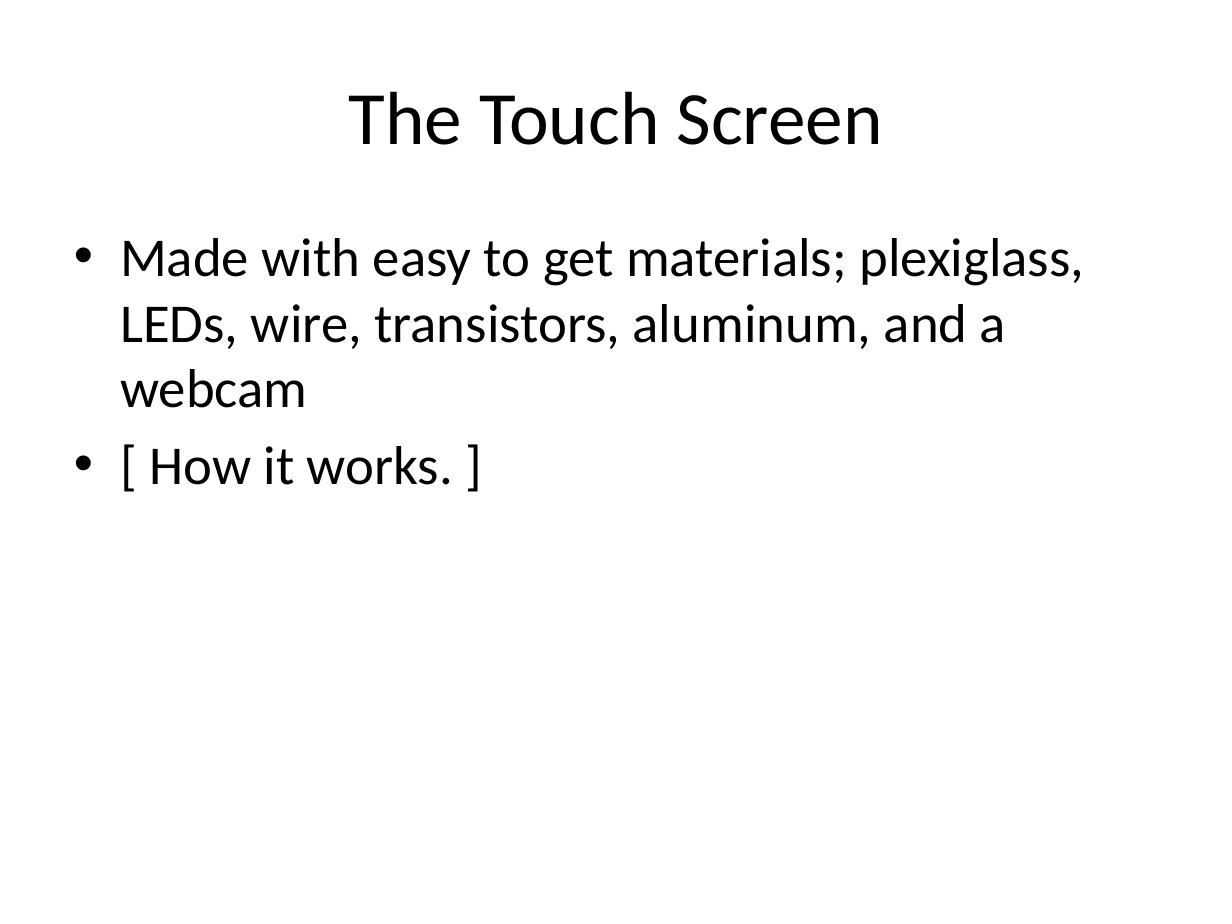
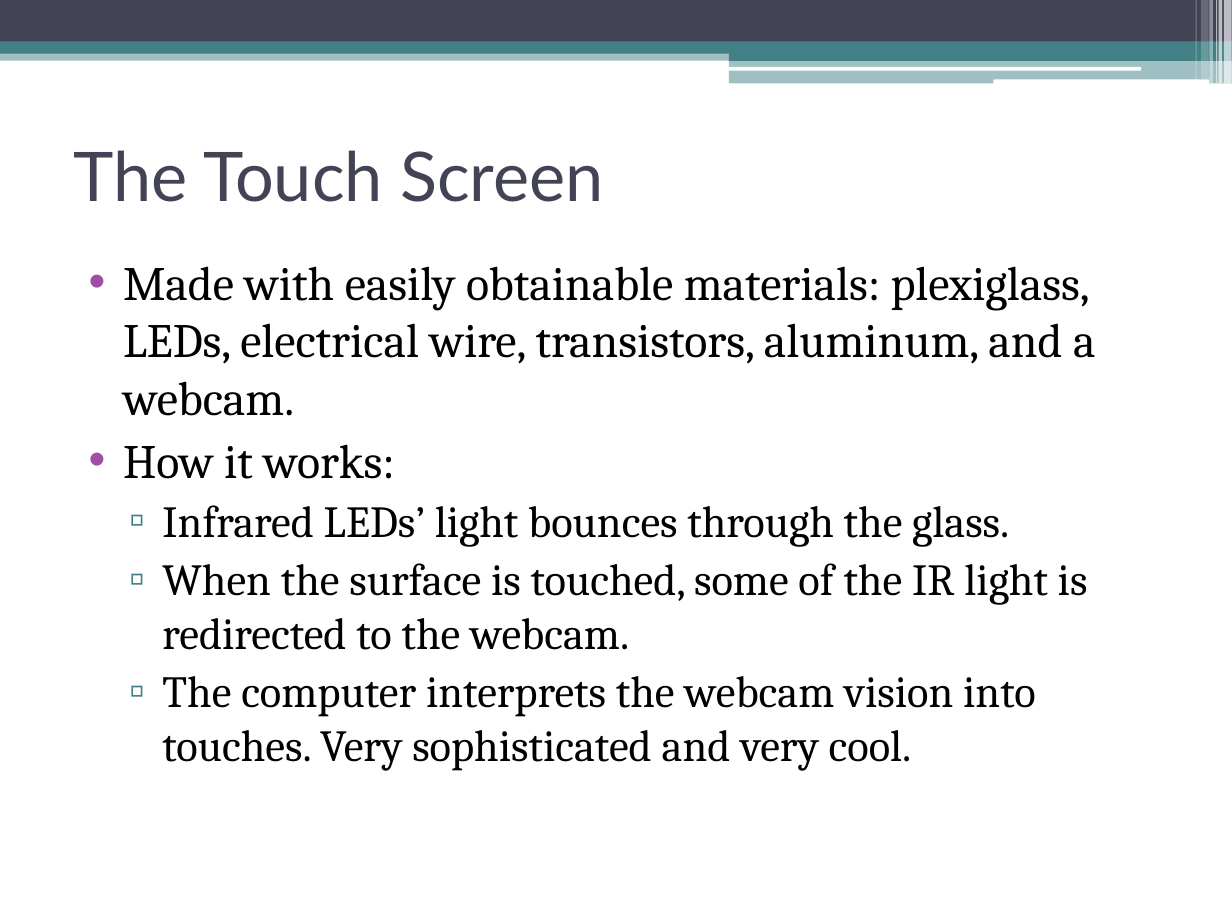
Before and after one commit to danomoseley/touch-22, a slide deck: slide 2 of Final Presentation.pptx. Drawn at 1232x924 pixels with LibreOffice and Linux fonts; fonts in the diff are those of the drawing. Boxes give left, top, right and bottom in pixels: in the first picture for what was removed or moved away, otherwise in the second. Text is boxed around its words. In the diff, an @@ line names an element or a change of style, - is before the commit and + after.

```diff
--- a/Final Presentation.pptx
+++ b/Final Presentation.pptx
@@ rectangle added at bbox=[0, 0, 1232, 42], fill #424456 @@
@@ rectangle added at bbox=[1195, 0, 1196, 79], fill #FFFFFF at 30% opacity @@
@@ rectangle added at bbox=[1201, 0, 1209, 79], fill #FFFFFF at 20% opacity @@
@@ rectangle added at bbox=[1210, 0, 1214, 84], fill #FFFFFF at 40% opacity @@
@@ rectangle added at bbox=[1216, 0, 1217, 84], fill #FFFFFF at 60% opacity @@
@@ rectangle added at bbox=[1218, 0, 1222, 84], fill #FFFFFF at 65% opacity @@
@@ rectangle added at bbox=[1225, 0, 1232, 84], fill #FFFFFF at 65% opacity @@
@@ rectangle added at bbox=[0, 49, 1232, 60], fill #438086 at 50% opacity @@
@@ rectangle added at bbox=[0, 42, 1232, 54], fill #438086 @@
@@ rectangle added at bbox=[729, 48, 1232, 60], fill #438086 @@
@@ rectangle added at bbox=[729, 59, 1232, 84], fill #438086 at 50% opacity @@
@@ rounded rectangle added at bbox=[728, 67, 1141, 70], fill #FFFFFF @@
@@ rounded rectangle added at bbox=[993, 79, 1209, 84], fill #FFFFFF @@
@@ title "The Touch Screen": place and size @@
-title "The Touch Screen" at bbox=[348, 91, 883, 145]
+title "The Touch Screen" at bbox=[74, 150, 603, 202]
@@ title "The Touch Screen" at bbox=[74, 150, 603, 202]: size 44 to 40 pt, font Calibri to Lato, text colour #000000 to #424456; alignment centre to left @@
@@ text at bbox=[123, 266, 1096, 771]: text changed; size 32 to 26 pt; font Calibri to Cambria @@
-• Made with easy to get materials; plexiglass, LEDs, wire, transistors, aluminum, and a webcam
-• [ How it works. ]
+• Made with easily obtainable materials: plexiglass, LEDs, electrical wire, transistors, aluminum, and a webcam.
+• How it works:
+  ▫ Infrared LEDs’ light bounces through the glass.
+  ▫ When the surface is touched, some of the IR light is redirected to the webcam.
+  ▫ The computer interprets the webcam vision into touches. Very sophisticated and very cool.
```
Also in this commit, not shown: 6 other slides changed, 4 slides added.
